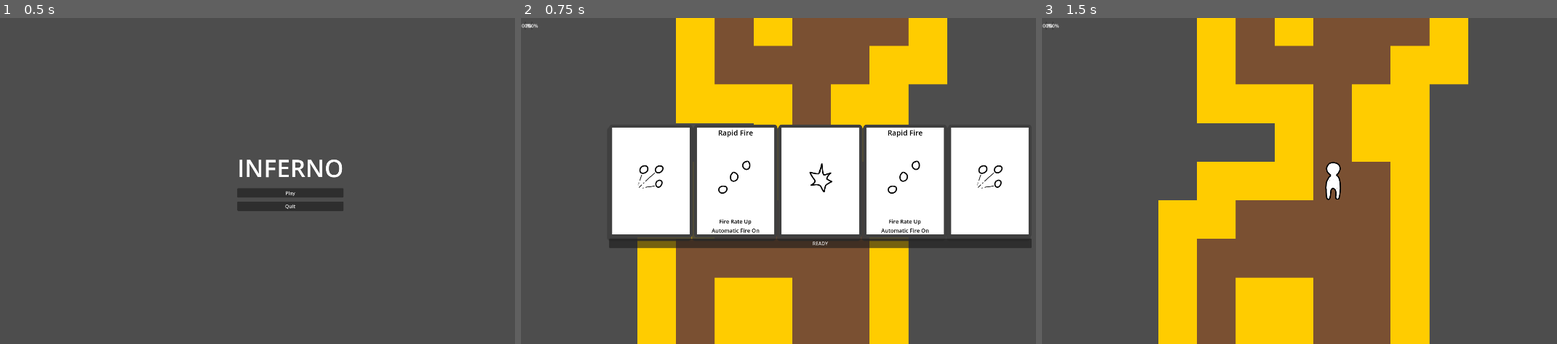
Above: before the commit, frames 1-3 (left to right).
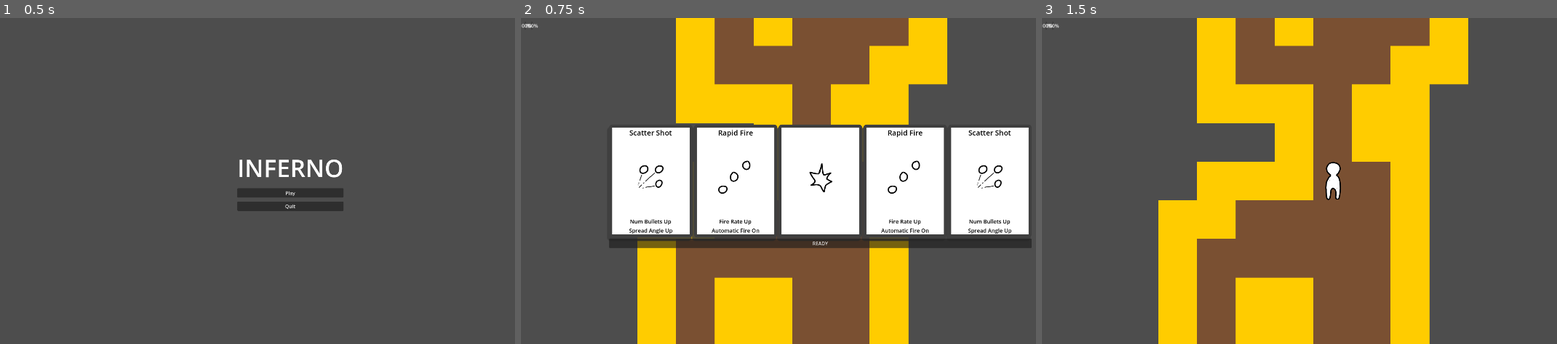
Above: after the commit, the same moments.

Repository: wpuerner/inferno
Game: Godot game, scene res://scenes/main_menu.tscn
The game is run twice, just before and just after one commit, with the same random seed, the same clock (stepped at 60 frames per second) and the same inputs.
Inputs:
- Up to frame 1 (0.5 s): no input
- Up to frame 2 (0.75 s): click "Play" at 0.5 s
- Up to frame 3 (1.5 s): click "READY" at 1.25 s

Frame 1 is identical in both runs. In frame 2, 0.4% of the frame differs, in the area x 21-96%, y 34-67%; in frame 3, nothing differs.

Commit message:
refactor scatter shot rune; fix pause bug

Diff:
--- /dev/null
+++ b/scenes/attributes/num_bullets/num_bullets_attribute.gd
@@ -0,0 +1,4 @@
+extends Attribute
+
+func get_default_value():
+	return 1
--- a/scenes/attributes/num_bullets/num_bullets_attribute.tres
+++ b/scenes/attributes/num_bullets/num_bullets_attribute.tres
@@ -1,7 +1,6 @@
 [gd_resource type="Resource" load_steps=2 format=3 uid="uid://cy6fljp2cby66"]
 
-[sub_resource type="GDScript" id="GDScript_7qfbk"]
-script/source = "extends Attribute"
+[ext_resource type="Script" path="res://scenes/attributes/num_bullets/num_bullets_attribute.gd" id="1_jwj7l"]
 
 [resource]
-script = SubResource("GDScript_7qfbk")
+script = ExtResource("1_jwj7l")
--- /dev/null
+++ b/scenes/attributes/spread_angle/spread_angle_attribute.gd
@@ -0,0 +1,4 @@
+extends Attribute
+
+func get_default_value():
+	return 0
--- /dev/null
+++ b/scenes/attributes/spread_angle/spread_angle_attribute.tres
@@ -0,0 +1,6 @@
+[gd_resource type="Resource" load_steps=2 format=3 uid="uid://l35nc4pia1xa"]
+
+[ext_resource type="Script" path="res://scenes/attributes/spread_angle/spread_angle_attribute.gd" id="1_021tm"]
+
+[resource]
+script = ExtResource("1_021tm")
--- a/scenes/handlers/bullet_handler.gd
+++ b/scenes/handlers/bullet_handler.gd
@@ -2,14 +2,13 @@
 
 @export var fire_rate_attribute: Attribute
 @export var automatic_fire_attribute: Attribute
+@export var num_bullets_attribute: Attribute
 
 @onready var event_bus: Node = get_node("/root/EventBus")
 @onready var mana_handler: Node = get_node("/root/Main/ManaHandler")
 @onready var rng: RandomNumberGenerator = RandomNumberGenerator.new()
 @onready var player: Node2D = get_node("/root/Main").find_child("Player")
 
-var spread_angle: float  #degrees
-var num_bullets: int
 var mana_cost: int
 var timer: Timer
 
@@ -27,7 +26,7 @@
 	if (timer.time_left > 0): return
 
 	if (automatic_fire_attribute.get_value() and Input.is_action_pressed("primary")) or (!automatic_fire_attribute.get_value() and Input.is_action_just_pressed("primary")):
-		for i in num_bullets:
+		for i in num_bullets_attribute.get_value():
 			_fire_bullet()
 		timer.start(60 / fire_rate_attribute.get_value())
 
@@ -39,6 +38,4 @@
 	bullet.init(player.global_position)
 
 func _reset():
-	spread_angle = 0
-	num_bullets = 1
 	mana_cost = 10
--- a/scenes/main.tscn
+++ b/scenes/main.tscn
@@ -9,6 +9,8 @@
 [ext_resource type="Resource" uid="uid://yvstek8jsq1s" path="res://scenes/attributes/automatic_fire/automatic_fire_attribute.tres" id="6_4q5i8"]
 [ext_resource type="Script" path="res://scenes/handlers/health_handler.gd" id="7_gre6j"]
 [ext_resource type="Script" path="res://scenes/handlers/attribute_handler.gd" id="8_eheqx"]
+[ext_resource type="Resource" uid="uid://l35nc4pia1xa" path="res://scenes/attributes/spread_angle/spread_angle_attribute.tres" id="10_wwfku"]
+[ext_resource type="Resource" uid="uid://cy6fljp2cby66" path="res://scenes/attributes/num_bullets/num_bullets_attribute.tres" id="11_s3s50"]
 
 [sub_resource type="GDScript" id="GDScript_sn1df"]
 script/source = "extends Node
@@ -92,12 +94,10 @@
 
 func _unpause():
 	get_tree().paused = false
-	event_bus.change_pause_state(false)
 	visible = false
 
 func _pause():
 	get_tree().paused = true
-	event_bus.change_pause_state(true)
 	visible = true
 
 func _go_to_menu():
@@ -159,6 +159,7 @@
 script = ExtResource("4_6fohk")
 fire_rate_attribute = ExtResource("5_cej1e")
 automatic_fire_attribute = ExtResource("6_4q5i8")
+num_bullets_attribute = ExtResource("11_s3s50")
 
 [node name="DeckHandler" type="Node" parent="."]
 script = ExtResource("5_jnbq5")
@@ -168,7 +169,7 @@
 
 [node name="AttributeHandler" type="Node" parent="."]
 script = ExtResource("8_eheqx")
-attributes = Array[Resource("res://scenes/attributes/attribute/attribute.gd")]([ExtResource("6_4q5i8"), ExtResource("5_cej1e")])
+attributes = Array[Resource("res://scenes/attributes/attribute/attribute.gd")]([ExtResource("6_4q5i8"), ExtResource("5_cej1e"), ExtResource("10_wwfku"), ExtResource("11_s3s50")])
 
 [node name="CanvasLayer" type="CanvasLayer" parent="."]
 
--- a/scenes/modifiers/num_bullets_up/num_bullets_up.tscn
+++ b/scenes/modifiers/num_bullets_up/num_bullets_up.tscn
@@ -1,3 +1,19 @@
-[gd_scene format=3 uid="uid://c7c1ltjxfrbc3"]
+[gd_scene load_steps=3 format=3 uid="uid://c7c1ltjxfrbc3"]
+
+[ext_resource type="Resource" uid="uid://cy6fljp2cby66" path="res://scenes/attributes/num_bullets/num_bullets_attribute.tres" id="1_um00p"]
+
+[sub_resource type="GDScript" id="GDScript_4g7ab"]
+script/source = "extends Modifier
+
+@export var num_bullets_attribute: Attribute
+@export var amount: int
+
+func activate():
+	num_bullets_attribute.set_value(num_bullets_attribute.get_value() + amount)
+"
 
 [node name="NumBulletsUp" type="Node"]
+script = SubResource("GDScript_4g7ab")
+num_bullets_attribute = ExtResource("1_um00p")
+amount = 2
+display_name = "Num Bullets Up"
--- /dev/null
+++ b/scenes/modifiers/spread_angle_up/spread_angle_up.gd
@@ -0,0 +1,6 @@
+extends Modifier
+
+@export var spread_angle_attribute: Attribute
+
+func activate():
+	spread_angle_attribute.set_value(spread_angle_attribute.get_value() + 20)
--- /dev/null
+++ b/scenes/modifiers/spread_angle_up/spread_angle_up.tscn
@@ -0,0 +1,9 @@
+[gd_scene load_steps=3 format=3 uid="uid://onldtuo6sjwy"]
+
+[ext_resource type="Script" path="res://scenes/modifiers/spread_angle_up/spread_angle_up.gd" id="1_fs13k"]
+[ext_resource type="Resource" uid="uid://l35nc4pia1xa" path="res://scenes/attributes/spread_angle/spread_angle_attribute.tres" id="2_dc3bp"]
+
+[node name="SpreadAngleUp" type="Node"]
+script = ExtResource("1_fs13k")
+spread_angle_attribute = ExtResource("2_dc3bp")
+display_name = "Spread Angle Up"
--- a/scenes/objects/bullet/bullet.tscn
+++ b/scenes/objects/bullet/bullet.tscn
@@ -1,15 +1,22 @@
-[gd_scene load_steps=4 format=3 uid="uid://c5cqaq647tjxm"]
+[gd_scene load_steps=5 format=3 uid="uid://c5cqaq647tjxm"]
 
 [ext_resource type="Texture2D" uid="uid://cyiogf8t40p6s" path="res://scenes/objects/bullet/bullet.png" id="1_g3l6f"]
+[ext_resource type="Resource" uid="uid://l35nc4pia1xa" path="res://scenes/attributes/spread_angle/spread_angle_attribute.tres" id="1_hwnee"]
 
 [sub_resource type="GDScript" id="GDScript_slh0c"]
 script/source = "extends Area2D
 
+@export var spread_angle_attribute: Attribute
+
+var rng: RandomNumberGenerator = RandomNumberGenerator.new()
 var speed: float = 600
 
 func init(position: Vector2):
 	global_position = position
-	global_rotation = global_position.angle_to_point(get_global_mouse_position())
+	rng.randomize()
+	var spread_angle = spread_angle_attribute.get_value()
+	var angle = rng.randf_range(-spread_angle / 2, spread_angle / 2)
+	global_rotation = global_position.angle_to_point(get_global_mouse_position()) + deg_to_rad(angle)
 
 func _physics_process(delta: float):
 	global_position += delta * Vector2(speed, 0).rotated(global_rotation)
@@ -30,6 +37,7 @@
 collision_layer = 0
 collision_mask = 6
 script = SubResource("GDScript_slh0c")
+spread_angle_attribute = ExtResource("1_hwnee")
 
 [node name="Sprite2D" type="Sprite2D" parent="."]
 texture = ExtResource("1_g3l6f")
--- a/scenes/runes/scatter_shot/scatter_shot.tscn
+++ b/scenes/runes/scatter_shot/scatter_shot.tscn
@@ -1,16 +1,15 @@
-[gd_scene load_steps=3 format=3 uid="uid://v55nyikrr6u6"]
+[gd_scene load_steps=5 format=3 uid="uid://v55nyikrr6u6"]
 
+[ext_resource type="Script" path="res://scenes/runes/rune.gd" id="1_77t4u"]
 [ext_resource type="Texture2D" uid="uid://dq60mih5gtp40" path="res://scenes/runes/scatter_shot/scatter_shot.png" id="1_r3fvv"]
-
-[sub_resource type="GDScript" id="GDScript_bld8i"]
-script/source = "extends Rune
-
-func activate():
-	var bullet_handler = get_node(\"/root/Main/BulletHandler\")
-	bullet_handler.spread_angle += 15
-	bullet_handler.num_bullets += 2
-"
+[ext_resource type="PackedScene" uid="uid://c7c1ltjxfrbc3" path="res://scenes/modifiers/num_bullets_up/num_bullets_up.tscn" id="2_uyrms"]
+[ext_resource type="PackedScene" uid="uid://onldtuo6sjwy" path="res://scenes/modifiers/spread_angle_up/spread_angle_up.tscn" id="3_m7wa6"]
 
 [node name="ScatterShot" type="Node"]
-script = SubResource("GDScript_bld8i")
+script = ExtResource("1_77t4u")
+display_name = "Scatter Shot"
 texture = ExtResource("1_r3fvv")
+
+[node name="NumBulletsUp" parent="." instance=ExtResource("2_uyrms")]
+
+[node name="SpreadAngleUp" parent="." instance=ExtResource("3_m7wa6")]
Not shown: 1 places in scenes/main.tscn that only renumber resources
